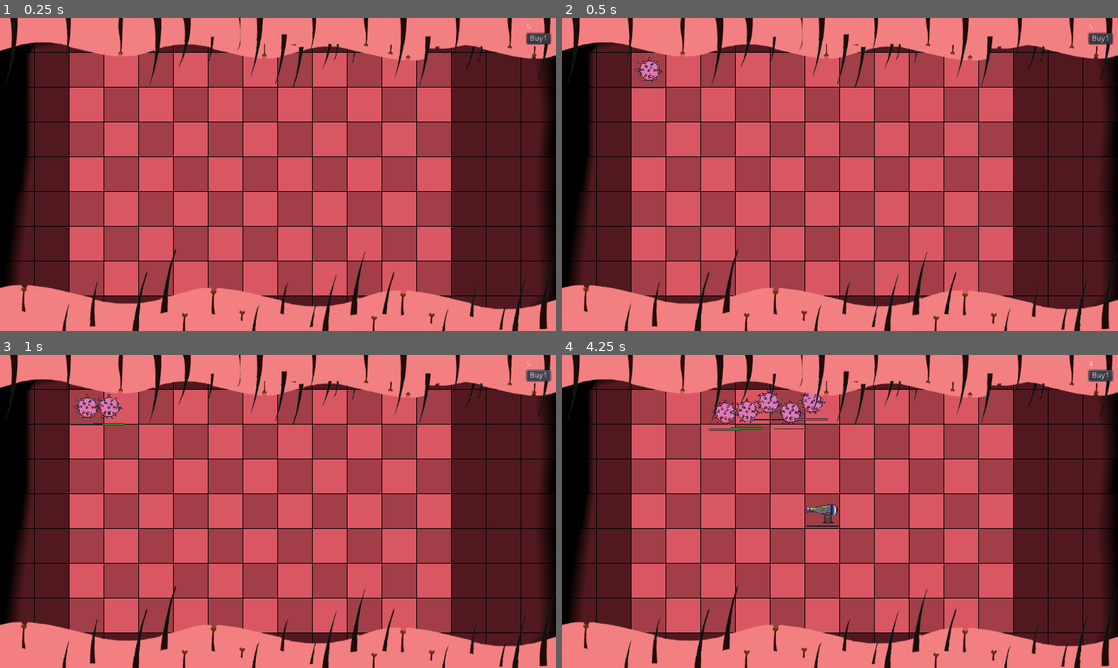
Above: before the commit, frames 1-4 (two rows, left to right).
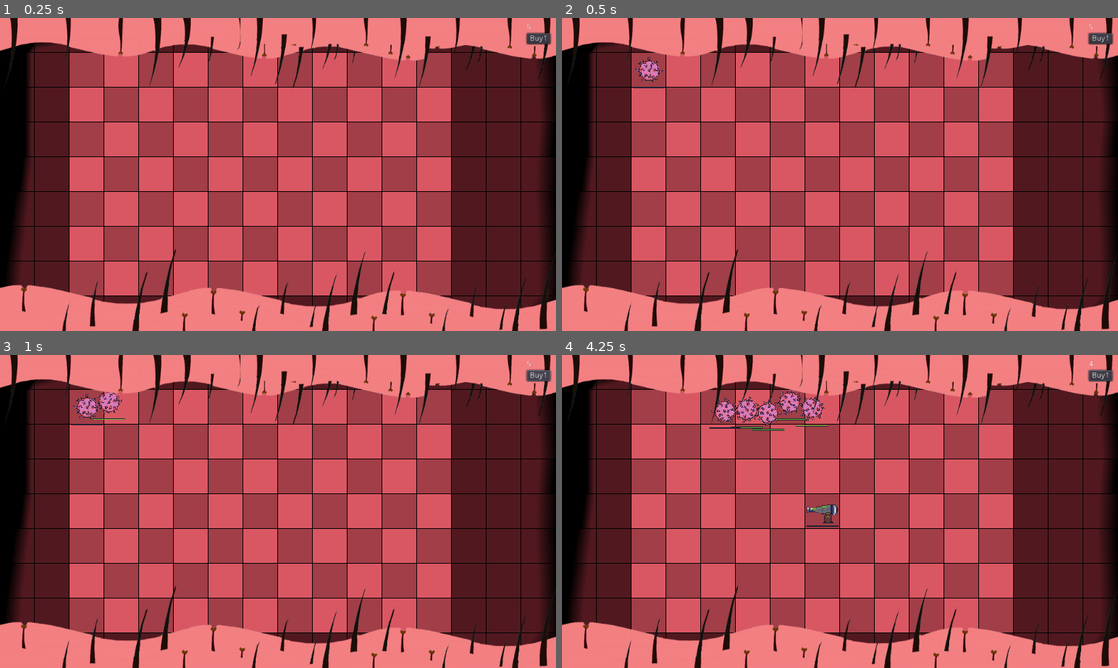
Above: after the commit, the same moments.

Repository: TeamKebab/GodotWildJam23
Game: Godot game, scene res://src/Main.tscn
Two runs of this game, one before a commit and one after it. Both use one fixed random seed, a clock stepped at 60 frames per second and the inputs below.
Inputs (mouse positions are in pixels of both pictures, inside the frame that each line leads up to):
- Up to frame 1 (0.25 s): no input
- Up to frame 2 (0.5 s): no input
- Up to frame 3 (1 s): click "Buy1" at 0.5 s
- Up to frame 4 (4.25 s): click "Buy1" at 1.25 s; click "Buy1" at 2 s; move the mouse to (823, 511) at 2.77 s; click (823, 511) at 2.92 s; move the mouse to (728, 527) at 3.52 s; click (728, 527) at 3.67 s

Frame 1 is identical in both runs. In frame 2, less than 0.1% of the frame differs, in the area x 13-19%, y 12-21%; in frame 3, 0.3%; in frame 4, 1.3%, in the area x 26-48%, y 10-25%.

Commit message:
virus & bullet rotation

Diff:
--- a/src/Main.tscn
+++ b/src/Main.tscn
@@ -22,16 +22,16 @@
 "_edit_use_anchors_": false
 }
 
-[node name="AntiBodies" type="Node2D" parent="."]
-
-[node name="Defenses" type="YSort" parent="."]
-
 [node name="SpotSpawner" type="Node2D" parent="."]
 script = ExtResource( 2 )
 
 [node name="Spots" type="YSort" parent="SpotSpawner"]
 
 [node name="Timer" type="Timer" parent="SpotSpawner"]
+
+[node name="AntiBodies" type="Node2D" parent="."]
+
+[node name="Defenses" type="YSort" parent="."]
 
 [node name="WaveSpawner" type="Node2D" parent="."]
 script = ExtResource( 1 )
--- a/src/entities/Bullet.gd
+++ b/src/entities/Bullet.gd
@@ -5,7 +5,7 @@
 
 
 export var damage : float = 1
-
+export var rotation_speed = 3
 
 var direction = Vector2.ONE
 
@@ -20,6 +20,7 @@
 func _physics_process(delta) -> void:
 	var collision = move_and_collide(direction * VELOCITY * delta)
 
+	rotate(delta * rotation_speed)
 
 func _on_hitbox_area_entered(hurtbox: Area2D) -> void:
 	var virus = hurtbox.owner
--- a/src/entities/Virus.gd
+++ b/src/entities/Virus.gd
@@ -10,9 +10,12 @@
 export var damage: float = 1
 export var cooldown: float = 3
 export var velocity = 80
-export var freq_min = 1
-export var freq_max = 10
+export var freq_min = 5
+export var freq_max = 20
 export var max_vertical_movement = 10
+export var rotation_speed_min = -1
+export var rotation_speed_max = 1
+
 
 var hp: float = max_hp setget set_hp
 
@@ -20,11 +23,14 @@
 var time: float = 0
 var freq: float = freq_min
 var base_y: float = 0
+var rotation_speed = rotation_speed_min
+
 
 onready var antibodies_container : Node2D = find_parent("Game").find_node("AntiBodies")
 onready var hitbox : Area2D = $HitBox
 onready var hpbar : MiniBar = $HP
 onready var timer : Timer = $Timer
+onready var sprite : AnimatedSprite = $Sprite
 
 
 func _ready():
@@ -34,6 +40,8 @@
 
 	freq = Player.rng.randf_range(freq_min, freq_max)
 	base_y = position.y
+
+	rotation_speed = Player.rng.randf_range(rotation_speed_min, rotation_speed_max)
 
 	max_hp = max_hp * Player.multiplier
 	hp = hp * Player.multiplier
@@ -51,7 +59,7 @@
 
 
 func _physics_process(delta):
-
+	sprite.rotate(delta * rotation_speed)
 
 	var motion = Vector2(velocity, 0)
 
--- a/src/entities/Virus.tscn
+++ b/src/entities/Virus.tscn
@@ -43,6 +43,7 @@
 
 [node name="Sprite" type="AnimatedSprite" parent="."]
 frames = SubResource( 3 )
+frame = 1
 playing = true
 
 [node name="CollisionShape2D" type="CollisionShape2D" parent="."]
--- a/src/resources/SnotCannon.tres
+++ b/src/resources/SnotCannon.tres
@@ -8,31 +8,31 @@
 
 [sub_resource type="AtlasTexture" id=2]
 atlas = ExtResource( 1 )
-region = Rect2( 512, 0, 128, 64 )
+region = Rect2( 0, 0, 128, 64 )
 
 [sub_resource type="AtlasTexture" id=3]
 atlas = ExtResource( 1 )
-region = Rect2( 640, 0, 128, 64 )
+region = Rect2( 128, 0, 128, 64 )
 
 [sub_resource type="AtlasTexture" id=4]
 atlas = ExtResource( 1 )
-region = Rect2( 768, 0, 128, 64 )
+region = Rect2( 256, 0, 128, 64 )
 
 [sub_resource type="AtlasTexture" id=5]
 atlas = ExtResource( 1 )
-region = Rect2( 0, 0, 128, 64 )
+region = Rect2( 384, 0, 128, 64 )
 
 [sub_resource type="AtlasTexture" id=6]
 atlas = ExtResource( 1 )
-region = Rect2( 128, 0, 128, 64 )
+region = Rect2( 512, 0, 128, 64 )
 
 [sub_resource type="AtlasTexture" id=7]
 atlas = ExtResource( 1 )
-region = Rect2( 256, 0, 128, 64 )
+region = Rect2( 640, 0, 128, 64 )
 
 [sub_resource type="AtlasTexture" id=8]
 atlas = ExtResource( 1 )
-region = Rect2( 384, 0, 128, 64 )
+region = Rect2( 768, 0, 128, 64 )
 
 [resource]
 animations = [ {
@@ -41,13 +41,13 @@
 "name": "idle",
 "speed": 5.0
 }, {
-"frames": [ SubResource( 2 ), SubResource( 3 ), SubResource( 4 ) ],
+"frames": [ SubResource( 2 ), SubResource( 3 ), SubResource( 4 ), SubResource( 5 ) ],
+"loop": false,
+"name": "charge",
+"speed": 5.0
+}, {
+"frames": [ SubResource( 6 ), SubResource( 7 ), SubResource( 8 ) ],
 "loop": false,
 "name": "shot",
 "speed": 15.0
-}, {
-"frames": [ SubResource( 5 ), SubResource( 6 ), SubResource( 7 ), SubResource( 8 ) ],
-"loop": false,
-"name": "charge",
-"speed": 5.0
 } ]
